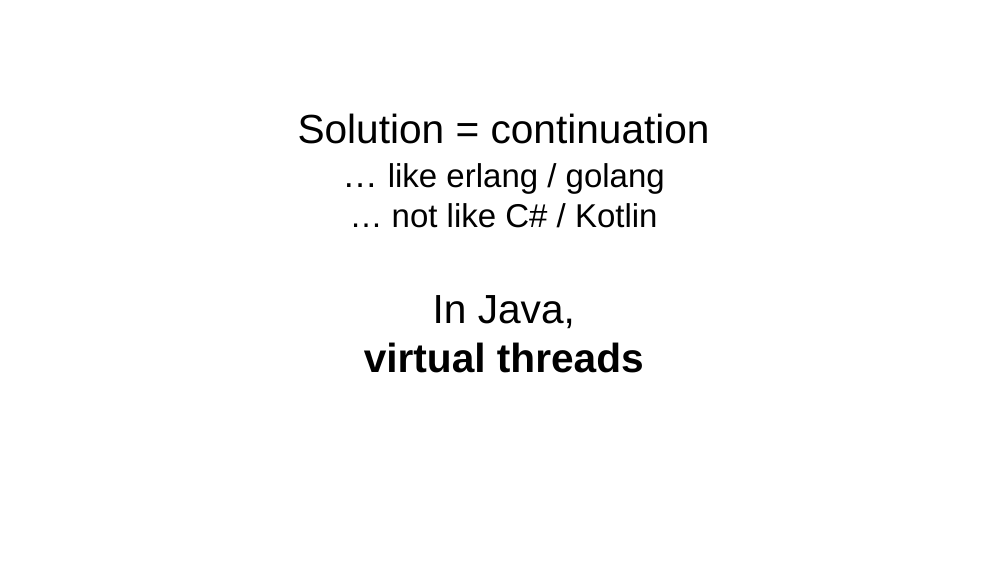
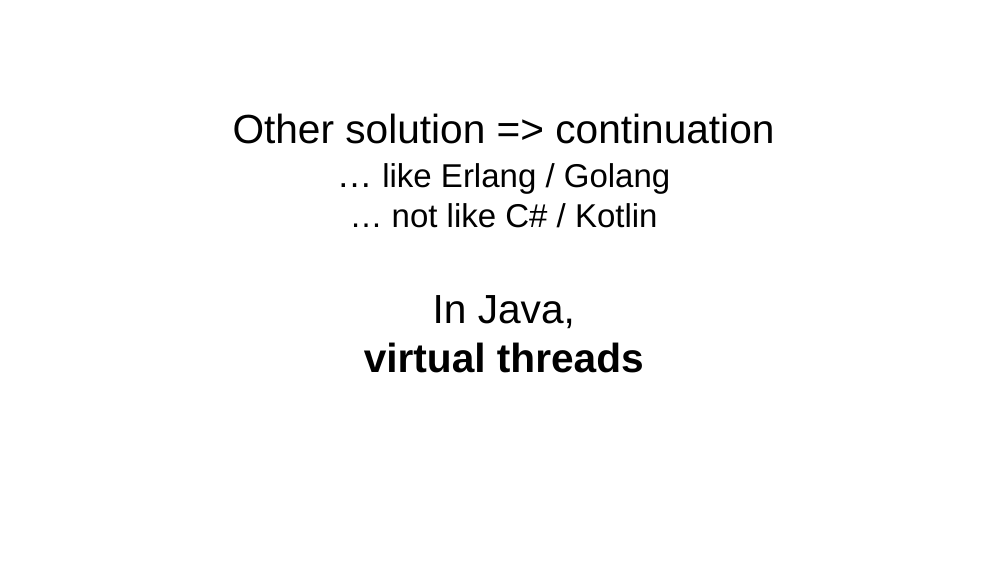
Before and after one commit to forax/loom-fiber, a slide deck: slide 12 of loom is looming.odp. Drawn at 1008x567 pixels with LibreOffice and Linux fonts; fonts in the diff are those of the drawing. Boxes give left, top, right and bottom in pixels: in the first picture for what was removed or moved away, otherwise in the second. Text is boxed around its words. In the diff, an @@ line names an element or a change of style, - is before the commit and + after.

```diff
--- a/loom is looming.odp
+++ b/loom is looming.odp
@@ subtitle at (x1=233, y1=113, x2=774, y2=373): text changed @@
-Solution = continuation
-… like erlang / golang
-… not like C# / Kotlin
-In Java,
-virtual threads
+Other solution => continuation
+… like Erlang / Golang
+… not like C# / Kotlin
+In Java,
+virtual threads
```
Also in this commit, not shown: 12 other slides changed, 1 other file.
